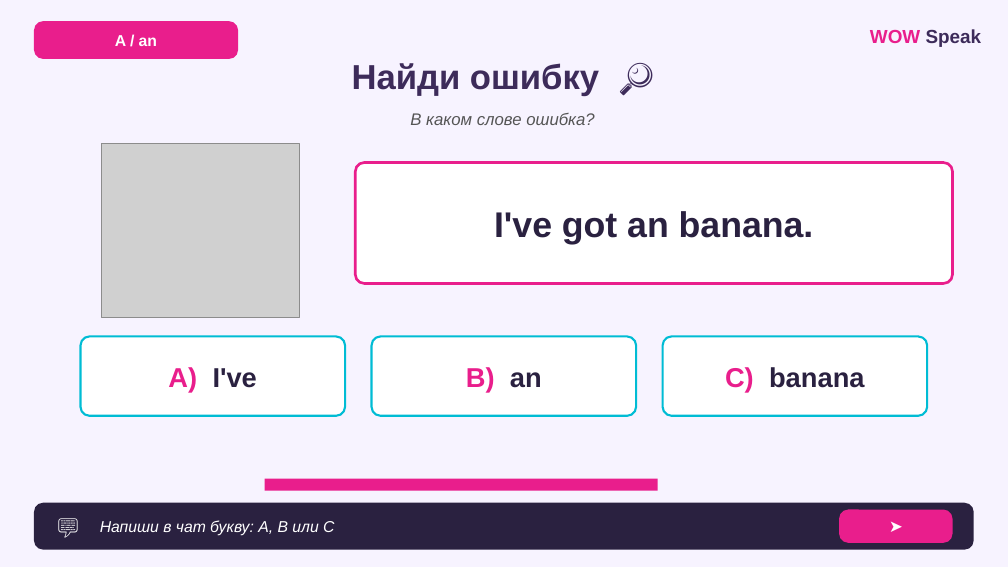
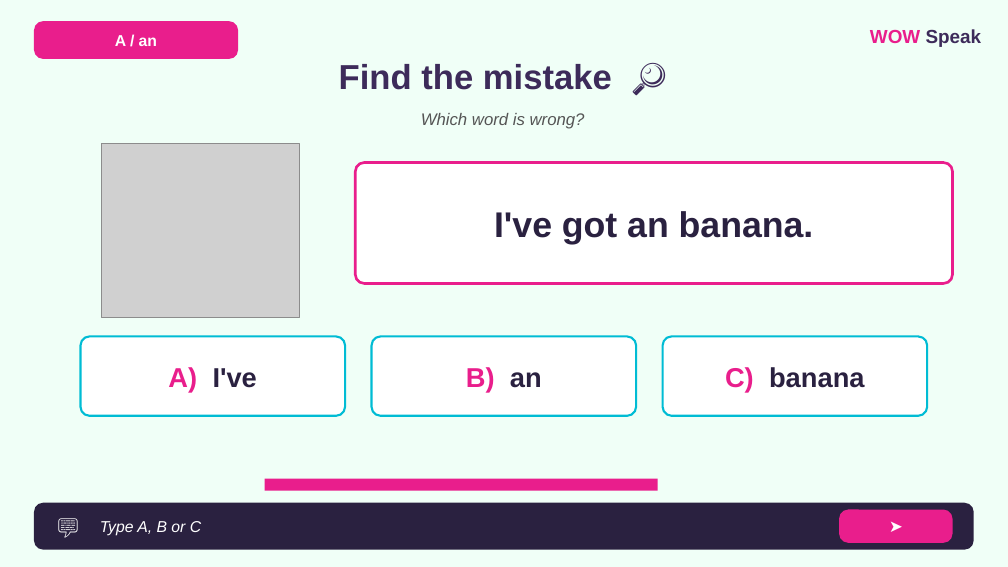
Before and after one commit to wowspeakschool-lang/classroom, a slide deck: slide 14 of vebinary/03.12_A-an/7-9/WOW_Speak_A_An_Food_7-9_LESSON.pptx (slide 13 before the commit). Drawn at 1008x567 pixels with LibreOffice and Linux fonts; fonts in the diff are those of the drawing; grey boxes stand for pictures. Boxes give left, top, right and bottom in pixels: in the first picture for what was removed or moved away, otherwise in the second. Text is boxed around its words. In the diff, an @@ line names an element or a change of style, - is before the commit and + after.

```diff
--- a/vebinary/03.12_A-an/7-9/WOW_Speak_A_An_Food_7-9_LESSON.pptx
+++ b/vebinary/03.12_A-an/7-9/WOW_Speak_A_An_Food_7-9_LESSON.pptx
@@ background #F7F3FF to #F0FFF7 @@
@@ text at bbox=[339, 64, 612, 90]: text changed @@
-Найди ошибку 🔎
+Find the mistake 🔎
@@ text at bbox=[421, 113, 585, 129]: text changed @@
-В каком слове ошибка?
+Which word is wrong?
@@ text at bbox=[100, 521, 201, 536]: text changed @@
-Напиши в чат букву: A, B или C
+Type A, B or C
```
Also in this commit, not shown: 19 other slides changed, 4 slides added, 3 slides removed, 9 other files.
